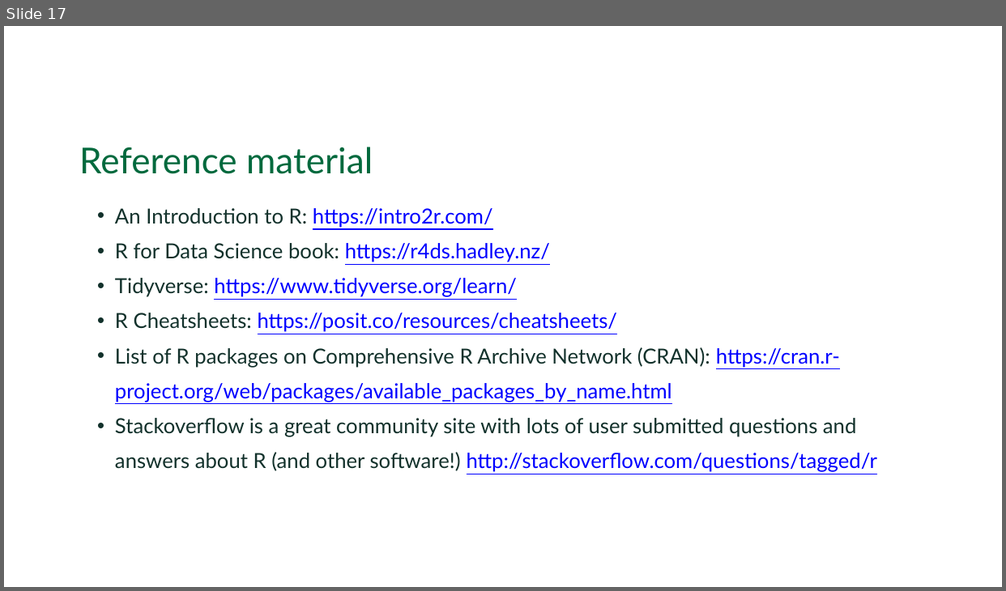
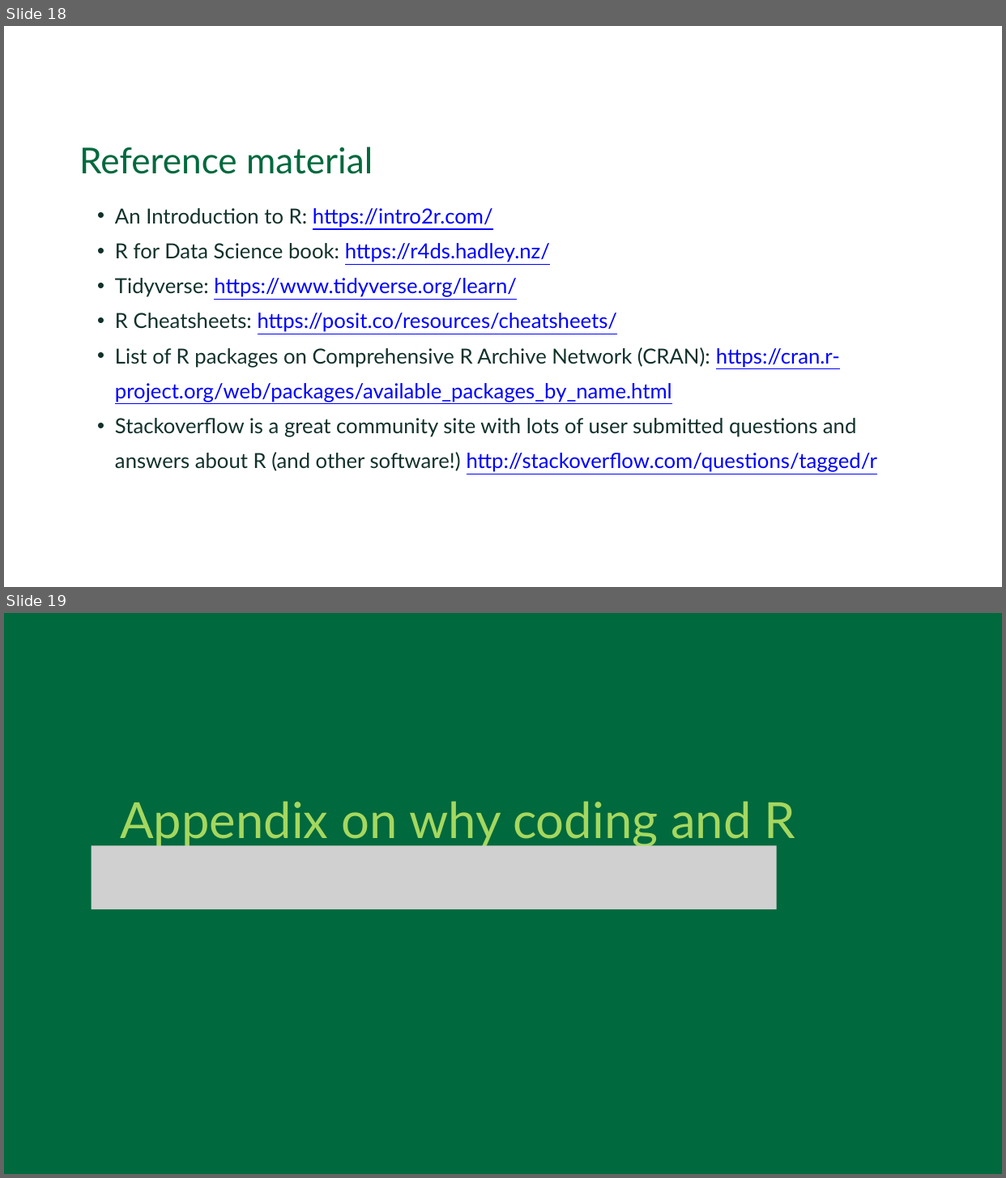
Before and after one commit to Dartmouth-Libraries/r_research-fundamentals_ws, a slide deck: slides/01b_R_intro_data_functions.pptx. Shown one above the other, each under a label of ours: slide 17 before the commit, slides 18 and 19 after it. The pictures are 1006x591 and 1006x1178 pixels, drawn with LibreOffice and Linux fonts; fonts in the diff are those of the drawing; grey boxes stand for pictures; background and template pictures are left out. Boxes give left, top, right and bottom in pixels: in the first picture for what was removed or moved away, otherwise in the second. Text is boxed around its words. In the diff, an @@ line names an element or a change of style, - is before the commit and + after.

```diff
--- a/slides/01b_R_intro_data_functions.pptx
+++ b/slides/01b_R_intro_data_functions.pptx
@@ slide 19 added at (x1=4, y1=613, x2=1002, y2=1174), background #00693D @@
@@ text added at (x1=120, y1=801, x2=796, y2=848), 48 pt, text #A5D75F @@
+Appendix on why coding and R
@@ picture added at (x1=91, y1=845, x2=777, y2=909) @@
@@ what was slide 17 is now slide 18 @@
```
Also in this commit, not shown: 3 slides changed, 2 other slides added, 3 other files.
